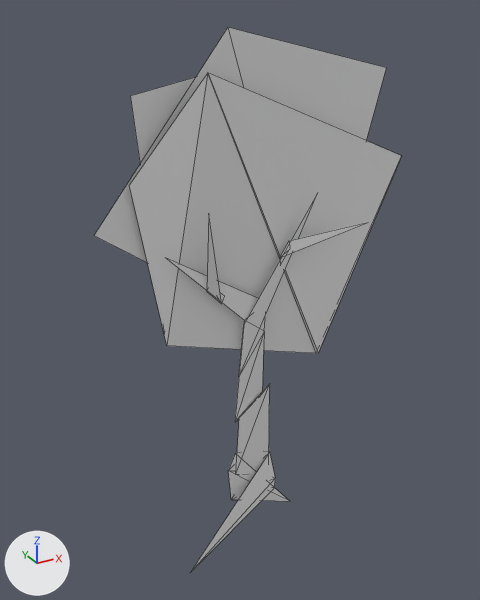
The FBX model Assets 3D/Environments/Vegetation/Arbre01.FBX, before and after one commit.
The view is the same before and after, from a camera (50 mm lens) standing at (-7.84, -13.38, 13.5) and looking at (-0.16, 0.6, 6.51). Lighting does not change. The marker at lower left points along +X, +Y and +Z. Mesh edges are drawn as thin lines. Where no turn or scale is listed for an object, it has been applied to the vertices. Vertices at the same position are counted once.

Names of what the first picture shows: 'Tree01'.
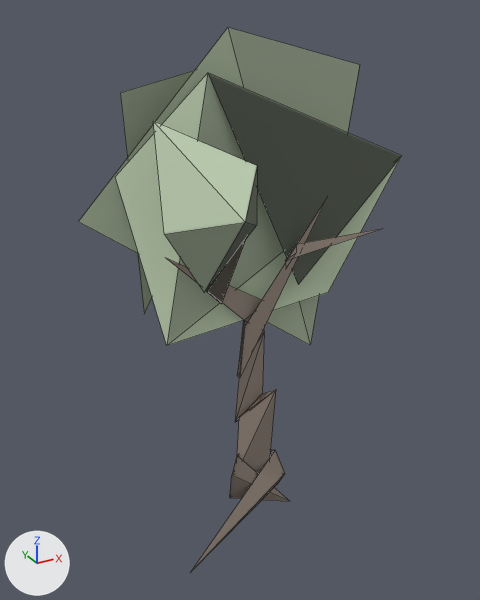
Pixel boxes [x1, y1, x2, y2] of what changed, in the pictures (480 x 600 px):
'Tree01', reshaped: before [94, 27, 401, 570]; after [79, 27, 401, 570]
part 1 of me_tree01, built on: before [94, 27, 401, 570]; after [79, 27, 401, 570]
part 2 of me_tree01, recoloured: [166, 258, 264, 422] in both

The change, as a diff of the scene's bpy script:
```diff
--- a/Assets 3D/Environments/Vegetation/Arbre01.FBX.py
+++ b/Assets 3D/Environments/Vegetation/Arbre01.FBX.py
@@ mat_material__22 @@
+mat_material__22 = principled_material('Material #22')
+mat_material__22.texture = img_tree01diff_png  # with its transparency
+mat_material__22.roughness = 0.859
@@ me_tree01 @@
 # verts and faces of me_tree01; kept vertices keep their numbers, new ones are numbered from 49
-me_tree01.from_pydata(...)  # 49 vertices, 38 faces; spans x -3.81..4.97, y -0.75..1.07, z -0.61..13.11
+me_tree01.from_pydata(...)  # 55 vertices, 43 faces; spans x -3.81..4.97, y -2.01..2.13, z -0.61..13.11
+# me_tree01 part 1
+delete_faces([(31, 33, 34), (31, 32, 33)])
+verts[1] = (0.86, 0.07, 0.54)  # moved, pixel (278, 483)
+verts[2] = (0.78, 0.17, 1.7)  # moved, pixel (275, 450)
+verts[3] = (-0.69, 0.24, 0.52)  # moved, pixel (229, 497)
+verts[5] = (-0.56, 0.03, 2.09)  # moved, pixel (236, 455)
+verts[10] = (-0.43, 0.09, 4.5)  # moved, pixel (240, 378)
+verts[11] = (-0.29, 0.19, 6.11)  # moved, pixel (243, 320)
+verts[12] = (1.78, -0.36, 9.25)  # moved, pixel (327, 196)
+verts[13] = (-0.43, 0.26, 4.46)  # moved, pixel (237, 376)
+verts[14] = (-0.3, 0.04, 6.03)  # moved, pixel (245, 325)
+verts[19] = (0.53, -0.19, 4.02)  # moved, pixel (276, 389)
+verts[21] = (0.72, -0.16, 7.69)  # moved, pixel (285, 260)
+verts[24] = (0.75, -0.14, 7.46)  # moved, pixel (285, 269)
+verts[22] = (0.99, -0.22, 8.11)  # moved, pixel (296, 244)
+verts[25] = (1.02, -0.2, 7.87)  # moved, pixel (296, 252)
+verts[23] = (3.18, -0.9, 8.37)  # moved
+verts[27] = (-1.41, -2.01, 9.24)  # moved, pixel (247, 234)
+verts[31] = (2.31, 0.1, 6.41)  # moved, pixel (328, 292)
+verts[35] = (4.39, 2.03, 12.07)  # moved, pixel (359, 64)
+verts[38] = (-3.81, 2.0, 8.79)  # moved, pixel (78, 221)
+verts[39] = (-2.95, 1.58, 9.88)  # moved, pixel (115, 176)
+verts[40] = (-2.69, 1.58, 11.75)  # moved, pixel (120, 92)
+verts[41] = (-2.27, 2.08, 5.97)  # moved, pixel (144, 314)
+verts[42] = (1.46, 2.13, 12.56)  # moved
+verts[43] = (1.03, -0.01, 0.88)  # moved, pixel (284, 473)
+verts[44] = (-0.81, -0.13, 1.61)  # moved, pixel (231, 475)
+verts[45] = (0.02, 0.43, 1.9)  # moved
+verts[46] = (0.02, 0.44, 0.48)  # moved
+verts[47] = (0.02, 0.44, 1.19)  # moved
+verts[48] = (1.15, -0.14, 6.94)  # moved, pixel (298, 284)
+verts[49] = (-0.58, -0.95, 10.37)  # pixel (257, 165)
+verts[50] = (-3.11, -1.69, 9.43)  # pixel (164, 234)
+verts[51] = (-2.03, -1.2, 7.77)  # pixel (204, 292)
+verts[52] = (-2.56, -0.02, 11.33)  # pixel (153, 121)
+verts[53] = (-1.21, -1.53, 9.34)  # pixel (245, 222)
+verts[54] = (-0.45, -0.74, 8.95)  # pixel (256, 225)
+faces += [(31, 32, 34), (32, 33, 34), (51, 54, 53), (50, 53, 52), (49, 53, 54), (49, 52, 53)]
+faces += [(50, 51, 53)]
+# me_tree01 part 2: 36 faces spanning x -3.81..4.97, y -2.01..2.13, z -0.61..13.11 switch from no material to mat_material__22 (picture img_tree01diff_png)
```
